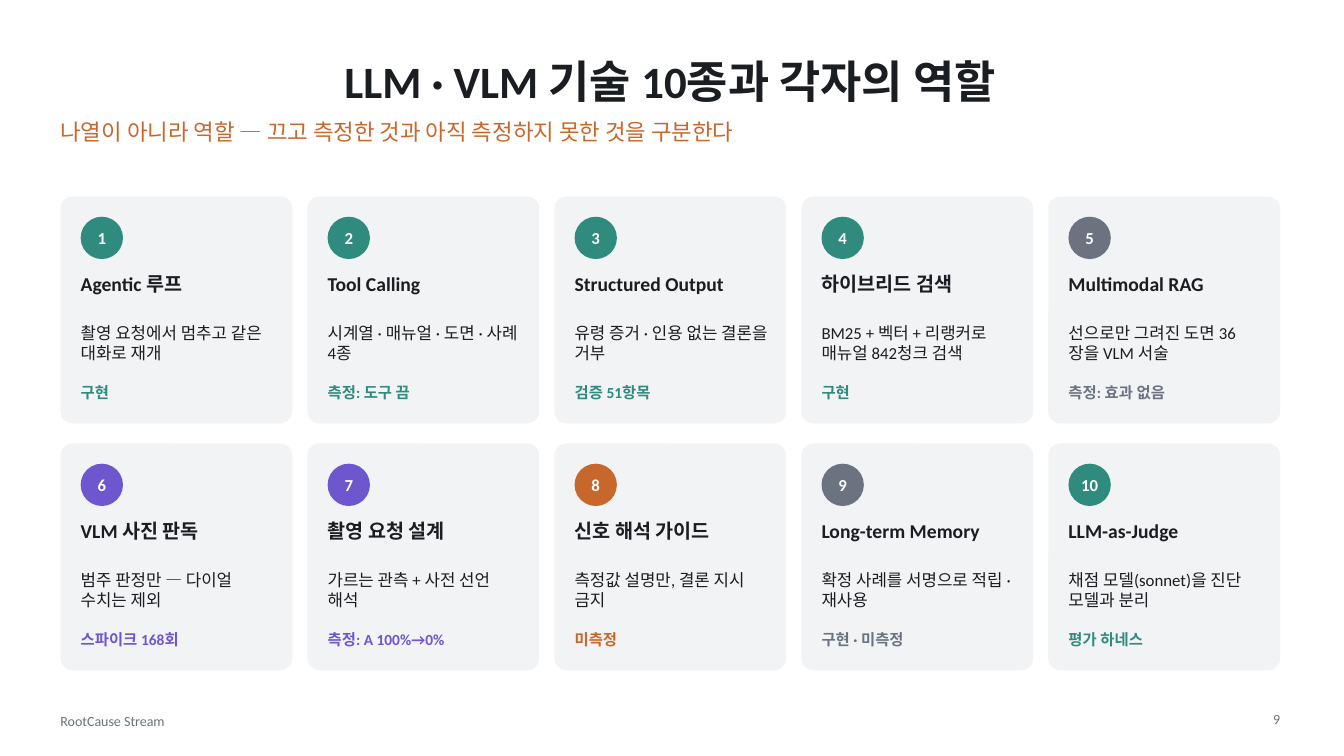
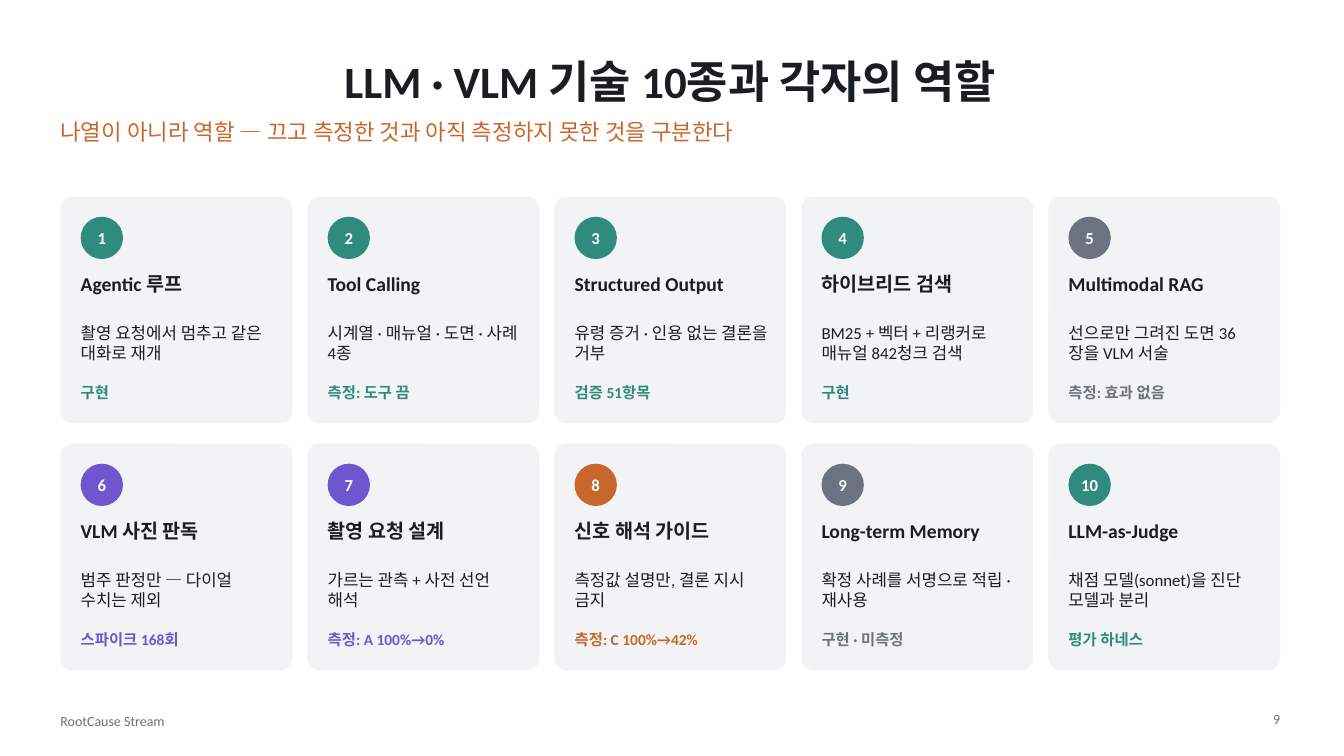
Before and after one commit to dlwogud/rootcause-stream, a slide deck: slide 9 of deck/RootCause_Stream_발표자료.pptx. Drawn at 1344x756 pixels with LibreOffice and Linux fonts; fonts in the diff are those of the drawing. Boxes give left, top, right and bottom in pixels: in the first picture for what was removed or moved away, otherwise in the second. Text is boxed around its words. In the diff, an @@ line names an element or a change of style, - is before the commit and + after.

```diff
--- a/deck/RootCause_Stream_발표자료.pptx
+++ b/deck/RootCause_Stream_발표자료.pptx
@@ text at <box>575,632,698,647</box>: text changed @@
-미측정
+측정: C 100%→42%
```
Also in this commit, not shown: 4 other slides changed, 6 other files.
